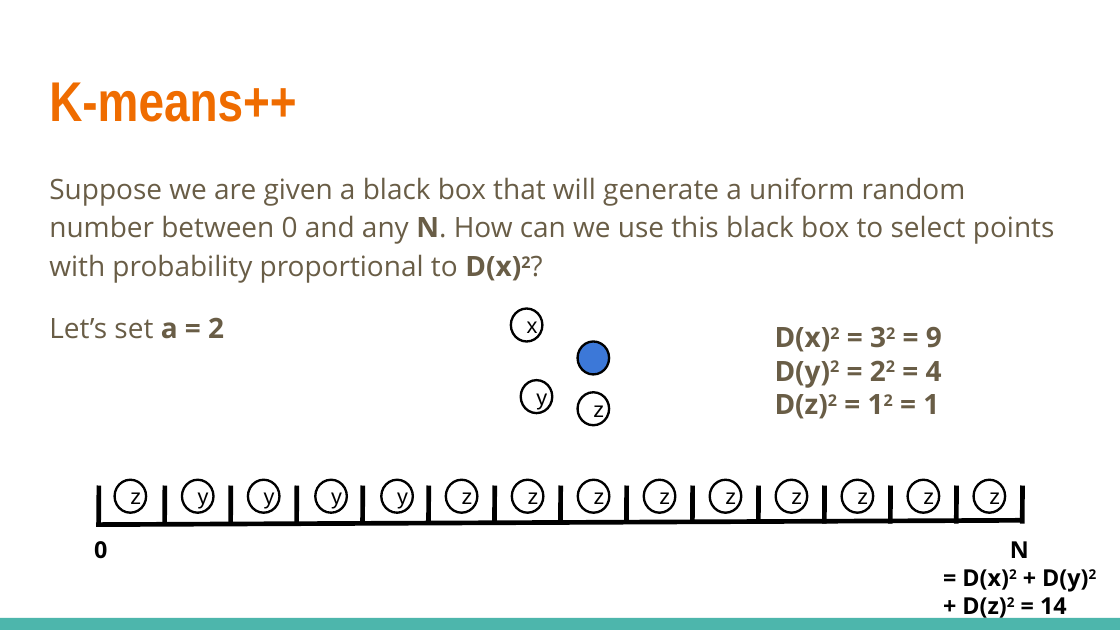
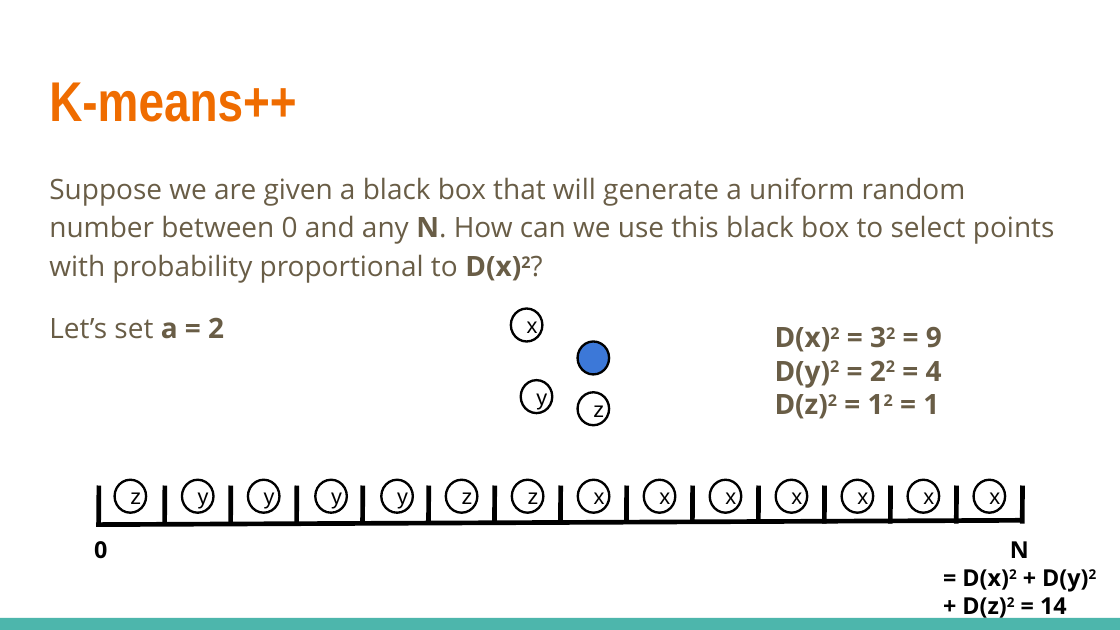
Before and after one commit to YangHuNU/CS506-Fall2020, a slide deck: slide 41 of slides/Kmeans.pptx. Drawn at 1120x630 pixels with LibreOffice and Linux fonts; fonts in the diff are those of the drawing. Boxes give left, top, right and bottom in pixels: in the first picture for what was removed or moved away, otherwise in the second. Text is boxed around its words. In the diff, an @@ line names an element or a change of style, - is before the commit and + after.

Commit message:
typo fix kmeans slides

```diff
--- a/slides/Kmeans.pptx
+++ b/slides/Kmeans.pptx
@@ text in ellipse at [594, 492, 605, 509]: text changed @@
-z
+x
@@ text in ellipse at [659, 492, 670, 509]: text changed @@
-z
+x
@@ text in ellipse at [725, 492, 736, 509]: text changed @@
-z
+x
@@ text in ellipse at [791, 492, 802, 509]: text changed @@
-z
+x
@@ text in ellipse at [857, 492, 868, 509]: text changed @@
-z
+x
@@ text in ellipse at [923, 492, 934, 509]: text changed @@
-z
+x
@@ text in ellipse at [989, 492, 1000, 509]: text changed @@
-z
+x
```
Also in this commit, not shown: 2 other slides changed, 1 other file.
